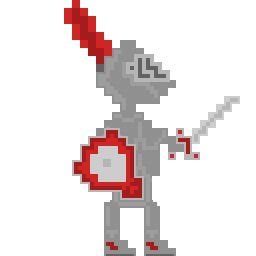
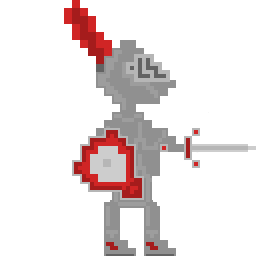
Layer changes from the first 256px x 256px image to the second:
added group "Attack" with 5 layers above "Stand" over [160, 96, 256, 168]
added layer "Sword" (3rd of 4, in "Attack") in group "Attack" over [160, 112, 256, 168]
hid group "Stand" (5 layers) over [160, 96, 240, 168]
hid "Background" over [160, 96, 256, 168]
